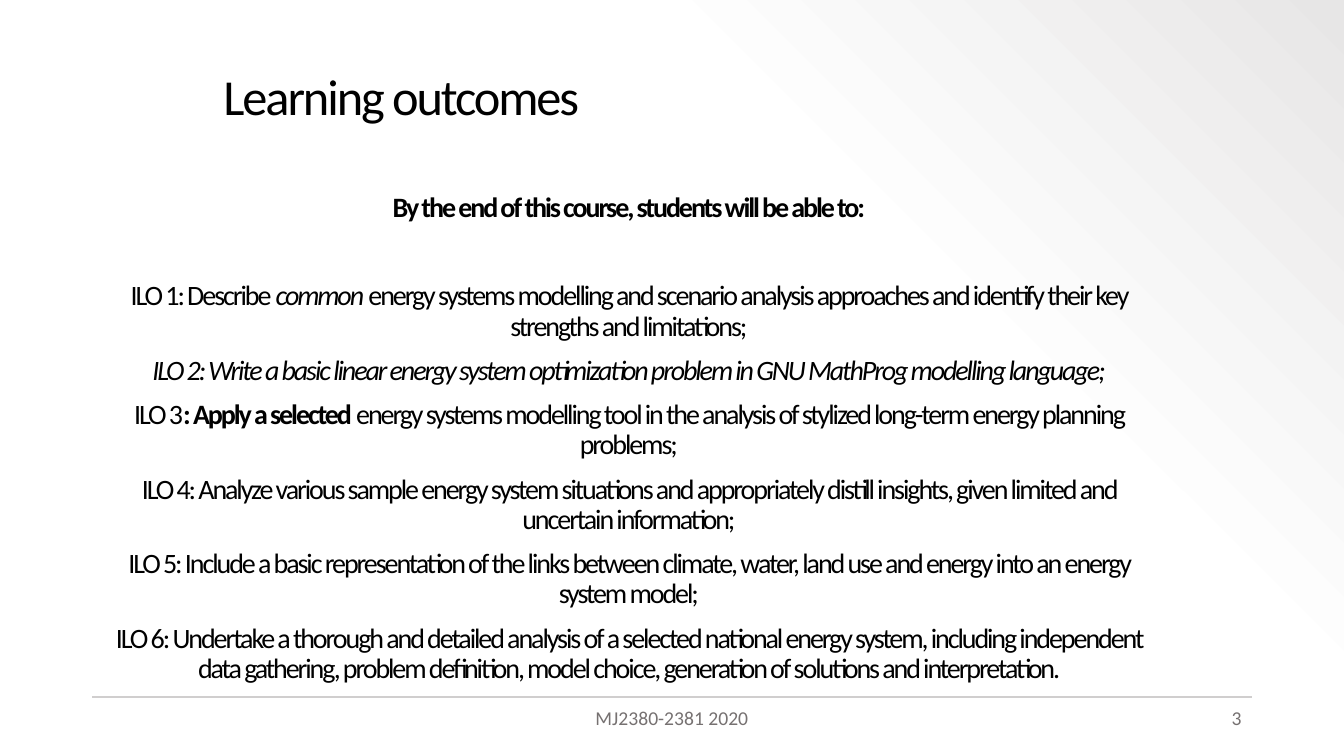
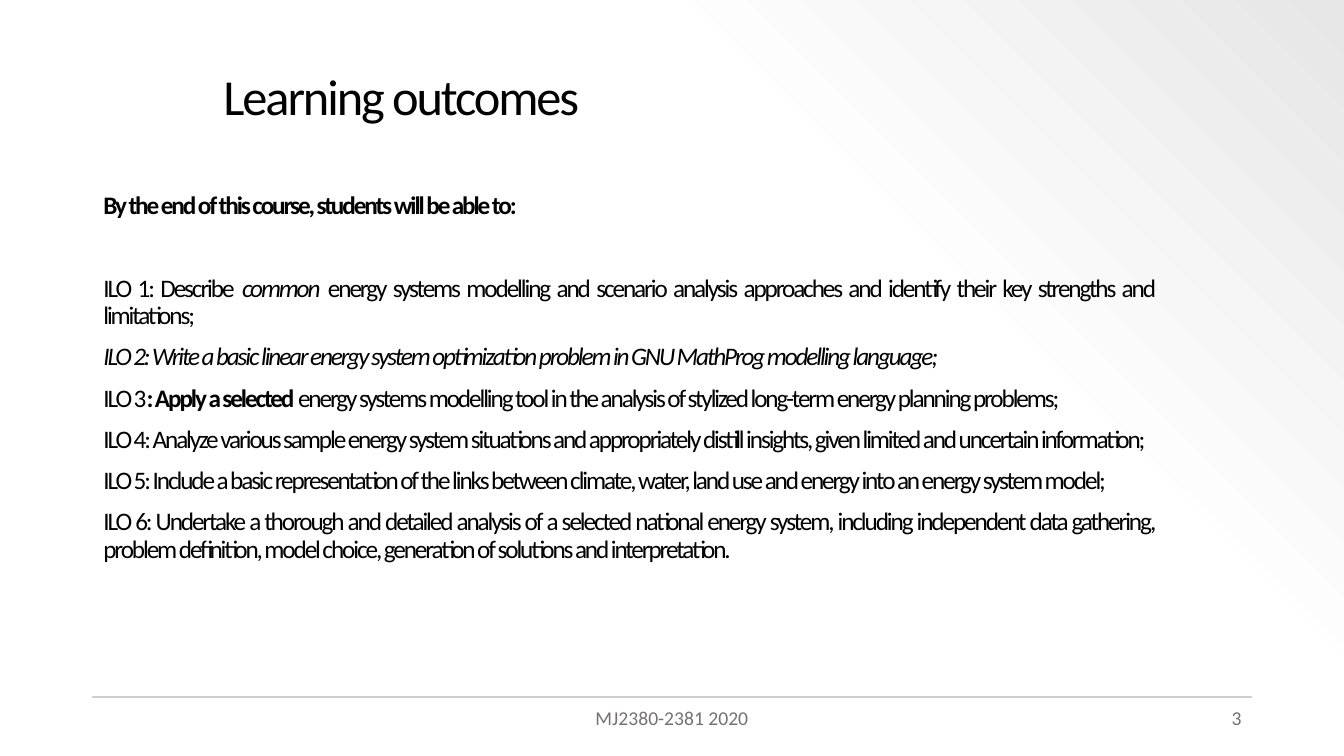
Before and after one commit to lorenzo-sani/teaching_kit, a slide deck: slide 3 of files/ppt_presentations/ppt_demo.pptx. Drawn at 1344x756 pixels with LibreOffice and Linux fonts; fonts in the diff are those of the drawing; background and template pictures are left out. Boxes give left, top, right and bottom in pixels: in the first picture for what was removed or moved away, otherwise in the second. Text is boxed around its words. In the diff, an @@ line names an element or a change of style, - is before the commit and + after.

```diff
--- a/files/ppt_presentations/ppt_demo.pptx
+++ b/files/ppt_presentations/ppt_demo.pptx
@@ text "By the end of this ..." at (103, 196, 1157, 563): size 20 to 18 pt; alignment centre to justified @@
```
Also in this commit, not shown: 2 slides added, 9 other files.
